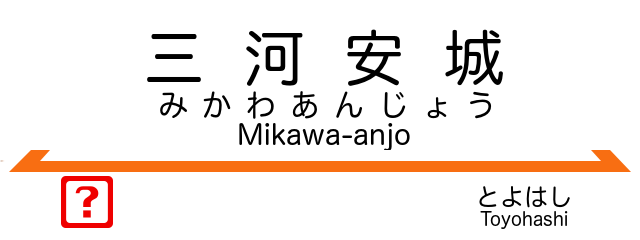
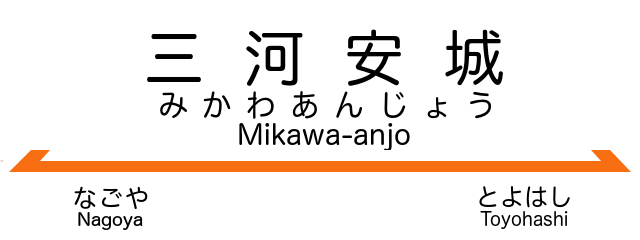
Layer changes from the first (640, 240) image to the second:
painted on "次駅" over <box>61,176,148,230</box>
